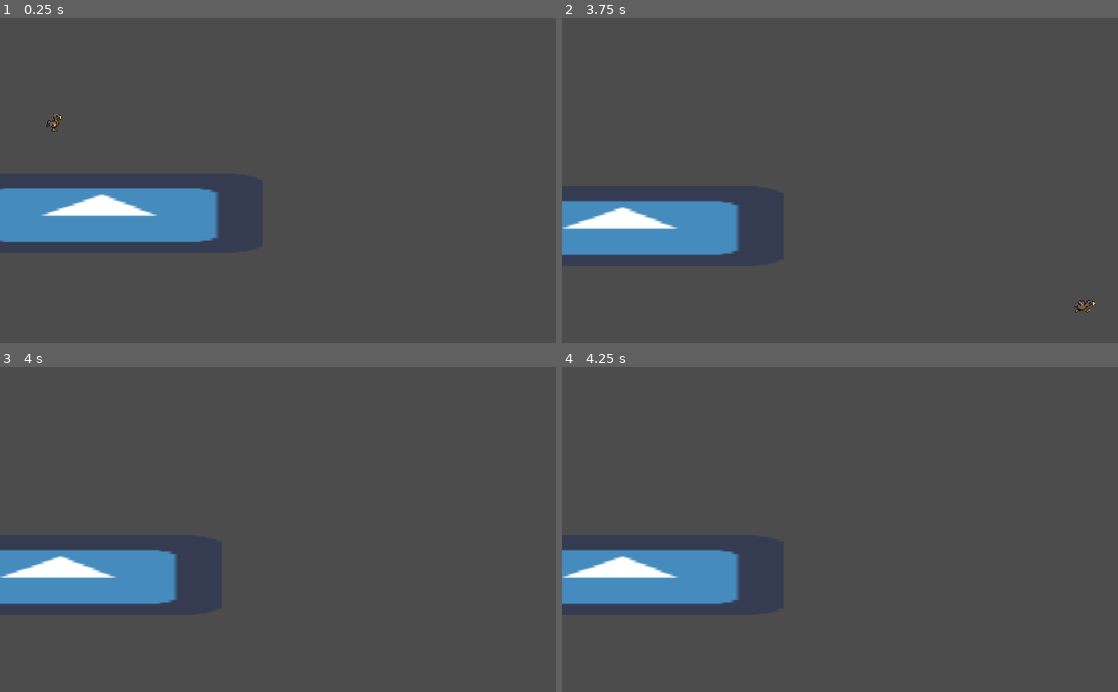
Above: before the commit, frames 1-4 (two rows, left to right).
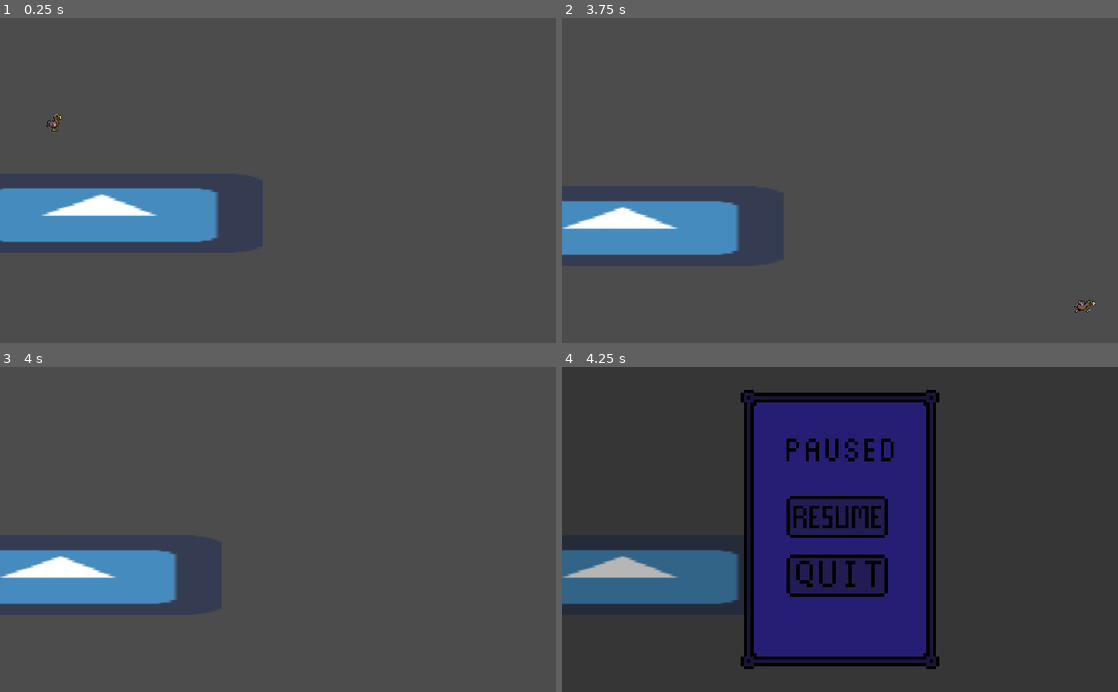
Above: after the commit, the same moments.

Repository: Struckdown/GDQ2021
Game: Godot game, scene res://Boss.tscn
The game is run twice, just before and just after one commit, with the same random seed, the same clock (stepped at 60 frames per second) and the same inputs. This scene is started directly instead of the project's main scene. The engine's default icon, where the game draws it, is replaced by a stand-in: a white triangle on a blue panel in a dark square.
Inputs:
- Up to frame 1 (0.25 s): no input
- Up to frame 2 (3.75 s): hold D (right) 0.53-2.03 s; tap Shift (dash) every 0.75 s from 0.6 to 3.6 s; tap Space (jump) at 0.77, 1.52, 3.02 s; hold A (left) 2.03-2.78 s; hold D (right) from 2.78 s (still down)
- Up to frame 3 (4 s): keep holding D (right); tap Space (jump) at 3.77 s
- Up to frame 4 (4.25 s): keep holding D (right); tap P (pause, bound only after the commit) at 4.15 s

Frames 1-3 are identical in both runs. In frame 4, 35% of the frame differs, in the area x 0-68%, y 7-93%.

Commit message:
added pause button

Diff:
--- a/MainLevel.tscn
+++ b/MainLevel.tscn
@@ -6,7 +6,7 @@
 [sub_resource type="RectangleShape2D" id=1]
 extents = Vector2( 300.921, 71.2753 )
 
-[node name="MainLevel" type="Node2D"]
+[node name="MainLevel2" type="Node2D"]
 
 [node name="Dodo" parent="." instance=ExtResource( 1 )]
 
--- a/Scripts/pause.gd
+++ b/Scripts/pause.gd
@@ -11,7 +11,7 @@
 	pass # Replace with function body.
 
 func _input(event):
-	if event.is_action_pressed("Pause"):
+	if event.is_action_pressed("pause"):
 		var is_paused = not get_tree().paused
 		get_tree().paused = is_paused
 		visible = is_paused
--- a/project.godot
+++ b/project.godot
@@ -23,36 +23,43 @@
 
 left={
 "deadzone": 0.5,
-"events": [ Object(InputEventKey,"resource_local_to_scene":false,"resource_name":"","device":0,"alt":false,"shift":false,"control":false,"meta":false,"command":false,"pressed":false,"scancode":65,"physical_scancode":0,"unicode":0,"echo":false,"script":null)
-, Object(InputEventKey,"resource_local_to_scene":false,"resource_name":"","device":0,"alt":false,"shift":false,"control":false,"meta":false,"command":false,"pressed":false,"scancode":16777231,"physical_scancode":0,"unicode":0,"echo":false,"script":null)
+"events": [ Object(InputEventKey,"resource_local_to_scene":false,"resource_name":"","device":0,"alt":false,"shift":false,"control":false,"meta":false,"command":false,"pressed":false,"scancode":65,"unicode":0,"echo":false,"script":null)
+, Object(InputEventKey,"resource_local_to_scene":false,"resource_name":"","device":0,"alt":false,"shift":false,"control":false,"meta":false,"command":false,"pressed":false,"scancode":16777231,"unicode":0,"echo":false,"script":null)
  ]
 }
 right={
 "deadzone": 0.5,
-"events": [ Object(InputEventKey,"resource_local_to_scene":false,"resource_name":"","device":0,"alt":false,"shift":false,"control":false,"meta":false,"command":false,"pressed":false,"scancode":68,"physical_scancode":0,"unicode":0,"echo":false,"script":null)
-, Object(InputEventKey,"resource_local_to_scene":false,"resource_name":"","device":0,"alt":false,"shift":false,"control":false,"meta":false,"command":false,"pressed":false,"scancode":16777233,"physical_scancode":0,"unicode":0,"echo":false,"script":null)
+"events": [ Object(InputEventKey,"resource_local_to_scene":false,"resource_name":"","device":0,"alt":false,"shift":false,"control":false,"meta":false,"command":false,"pressed":false,"scancode":68,"unicode":0,"echo":false,"script":null)
+, Object(InputEventKey,"resource_local_to_scene":false,"resource_name":"","device":0,"alt":false,"shift":false,"control":false,"meta":false,"command":false,"pressed":false,"scancode":16777233,"unicode":0,"echo":false,"script":null)
  ]
 }
 up={
 "deadzone": 0.5,
-"events": [ Object(InputEventKey,"resource_local_to_scene":false,"resource_name":"","device":0,"alt":false,"shift":false,"control":false,"meta":false,"command":false,"pressed":false,"scancode":87,"physical_scancode":0,"unicode":0,"echo":false,"script":null)
-, Object(InputEventKey,"resource_local_to_scene":false,"resource_name":"","device":0,"alt":false,"shift":false,"control":false,"meta":false,"command":false,"pressed":false,"scancode":16777232,"physical_scancode":0,"unicode":0,"echo":false,"script":null)
+"events": [ Object(InputEventKey,"resource_local_to_scene":false,"resource_name":"","device":0,"alt":false,"shift":false,"control":false,"meta":false,"command":false,"pressed":false,"scancode":87,"unicode":0,"echo":false,"script":null)
+, Object(InputEventKey,"resource_local_to_scene":false,"resource_name":"","device":0,"alt":false,"shift":false,"control":false,"meta":false,"command":false,"pressed":false,"scancode":16777232,"unicode":0,"echo":false,"script":null)
  ]
 }
 down={
 "deadzone": 0.5,
-"events": [ Object(InputEventKey,"resource_local_to_scene":false,"resource_name":"","device":0,"alt":false,"shift":false,"control":false,"meta":false,"command":false,"pressed":false,"scancode":83,"physical_scancode":0,"unicode":0,"echo":false,"script":null)
-, Object(InputEventKey,"resource_local_to_scene":false,"resource_name":"","device":0,"alt":false,"shift":false,"control":false,"meta":false,"command":false,"pressed":false,"scancode":16777234,"physical_scancode":0,"unicode":0,"echo":false,"script":null)
+"events": [ Object(InputEventKey,"resource_local_to_scene":false,"resource_name":"","device":0,"alt":false,"shift":false,"control":false,"meta":false,"command":false,"pressed":false,"scancode":83,"unicode":0,"echo":false,"script":null)
+, Object(InputEventKey,"resource_local_to_scene":false,"resource_name":"","device":0,"alt":false,"shift":false,"control":false,"meta":false,"command":false,"pressed":false,"scancode":16777234,"unicode":0,"echo":false,"script":null)
  ]
 }
 jump={
 "deadzone": 0.5,
-"events": [ Object(InputEventKey,"resource_local_to_scene":false,"resource_name":"","device":0,"alt":false,"shift":false,"control":false,"meta":false,"command":false,"pressed":false,"scancode":32,"physical_scancode":0,"unicode":0,"echo":false,"script":null)
+"events": [ Object(InputEventKey,"resource_local_to_scene":false,"resource_name":"","device":0,"alt":false,"shift":false,"control":false,"meta":false,"command":false,"pressed":false,"scancode":32,"unicode":0,"echo":false,"script":null)
+, Object(InputEventKey,"resource_local_to_scene":false,"resource_name":"","device":0,"alt":false,"shift":false,"control":false,"meta":false,"command":false,"pressed":false,"scancode":87,"unicode":0,"echo":false,"script":null)
+, Object(InputEventKey,"resource_local_to_scene":false,"resource_name":"","device":0,"alt":false,"shift":false,"control":false,"meta":false,"command":false,"pressed":false,"scancode":16777232,"unicode":0,"echo":false,"script":null)
  ]
 }
 dash={
 "deadzone": 0.5,
-"events": [ Object(InputEventKey,"resource_local_to_scene":false,"resource_name":"","device":0,"alt":false,"shift":false,"control":false,"meta":false,"command":false,"pressed":false,"scancode":16777237,"physical_scancode":0,"unicode":0,"echo":false,"script":null)
+"events": [ Object(InputEventKey,"resource_local_to_scene":false,"resource_name":"","device":0,"alt":false,"shift":false,"control":false,"meta":false,"command":false,"pressed":false,"scancode":16777237,"unicode":0,"echo":false,"script":null)
+ ]
+}
+pause={
+"deadzone": 0.5,
+"events": [ Object(InputEventKey,"resource_local_to_scene":false,"resource_name":"","device":0,"alt":false,"shift":false,"control":false,"meta":false,"command":false,"pressed":false,"scancode":80,"unicode":0,"echo":false,"script":null)
  ]
 }
 
Not shown, changed: art/spr_dodoglideleft.png.import
Not shown, changed: art/spr_dodoglideright.png.import
Not shown, changed: art/spr_dodorunleft.png.import
Not shown, changed: art/spr_dodorunright.png.import
